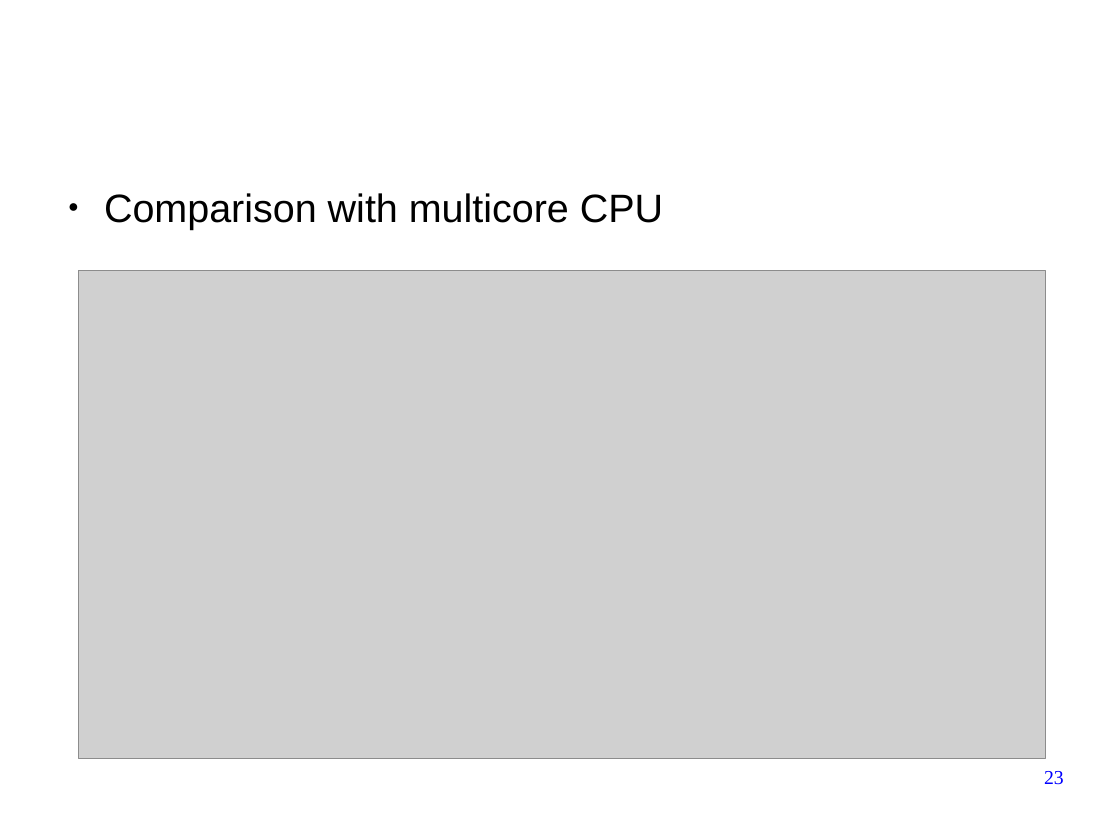
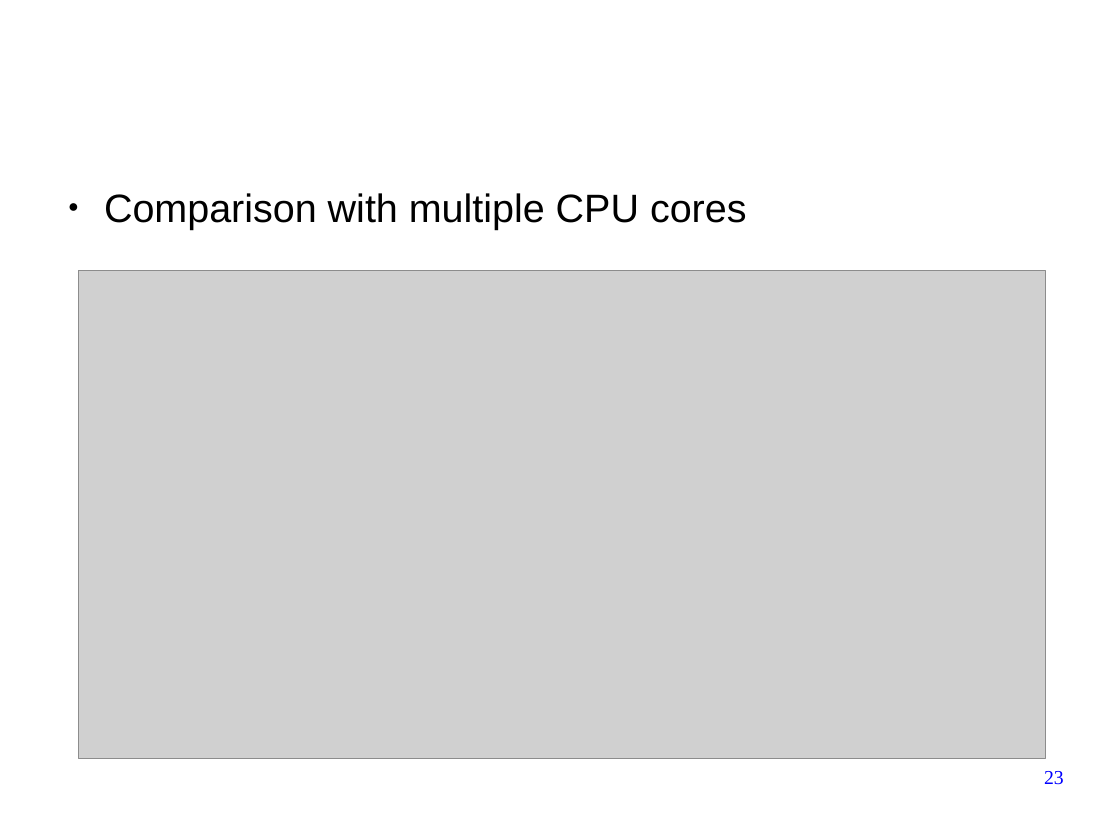
Before and after one commit to forestcheng/cudahmmsearch, a slide deck: slide 23 of thesis/thesisDefense.odp. Drawn at 1120x840 pixels with LibreOffice and Linux fonts; fonts in the diff are those of the drawing; grey boxes stand for pictures; background and template pictures are left out. Boxes give left, top, right and bottom in pixels: in the first picture for what was removed or moved away, otherwise in the second. Text is boxed around its words. In the diff, an @@ line names an element or a change of style, - is before the commit and + after.

```diff
--- a/thesis/thesisDefense.odp
+++ b/thesis/thesisDefense.odp
@@ text at (104, 193, 747, 229): text changed @@
-● Comparison with multicore CPU
+● Comparison with multiple CPU cores
```
Also in this commit, not shown: 5 other slides changed.
